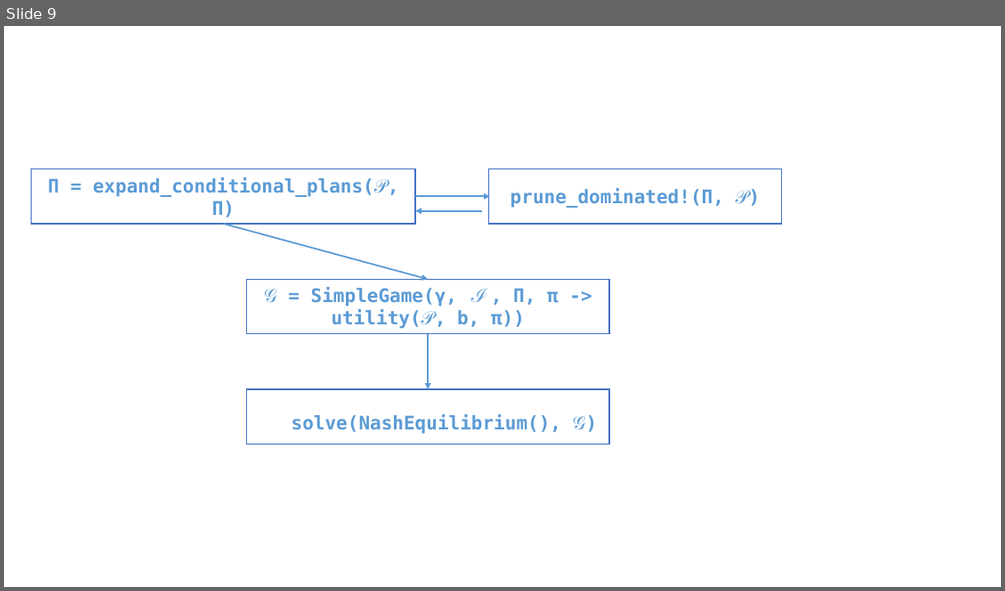
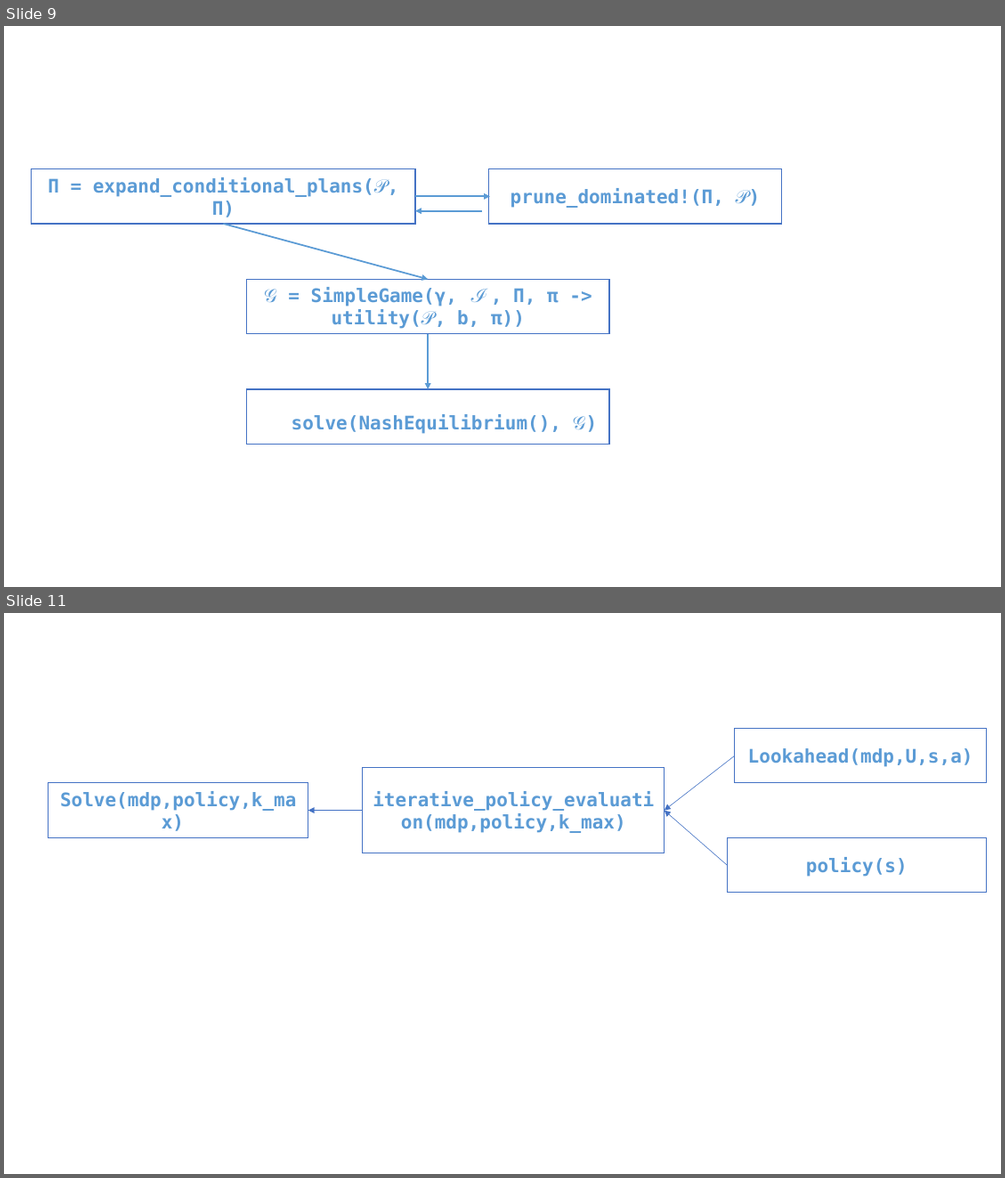
Before and after one commit to hachihao792001/ProjectAIJulia, a slide deck: docs/multicaregiver_cryingbaby/hinh ve.pptx. Shown one above the other, each under a label of ours: slide 9 before the commit, slides 9 and 11 after it; the slides between them are not shown. The pictures are 1005x591 and 1005x1178 pixels, drawn with LibreOffice and Linux fonts; fonts in the diff are those of the drawing. Boxes give left, top, right and bottom in pixels: in the first picture for what was removed or moved away, otherwise in the second. Text is boxed around its words. In the diff, an @@ line names an element or a change of style, - is before the commit and + after.

```diff
--- a/docs/multicaregiver_cryingbaby/hinh ve.pptx
+++ b/docs/multicaregiver_cryingbaby/hinh ve.pptx
@@ slide 11 added at (x1=4, y1=613, x2=1001, y2=1174), background #FFFFFF @@
@@ rectangle added at (x1=735, y1=728, x2=987, y2=783), fill #FFFFFF, outline #4472C4 1 pt, 18 pt, text #5B9BD5, bold @@
+Lookahead(mdp,U,s,a)
@@ rectangle added at (x1=363, y1=768, x2=664, y2=854), fill #FFFFFF, outline #4472C4 1 pt, 18 pt, text #5B9BD5, bold @@
+iterative_policy_evaluation(mdp,policy,k_max)
@@ arrow added from (735, 755) to (664, 811), #4472C4 0.5 pt @@
@@ rectangle added at (x1=48, y1=783, x2=308, y2=837), fill #FFFFFF, outline #4472C4 1 pt, 18 pt, text #5B9BD5, bold @@
+Solve(mdp,policy,k_max)
@@ arrow added from (363, 811) to (308, 811), #4472C4 0.5 pt @@
@@ arrow added from (727, 865) to (664, 811), #4472C4 0.5 pt @@
@@ rectangle added at (x1=727, y1=837, x2=987, y2=892), fill #FFFFFF, outline #4472C4 1 pt, 18 pt, text #5B9BD5, bold @@
+policy(s)
```
Also in this commit, not shown: 1 other slide added, 2 other files.
